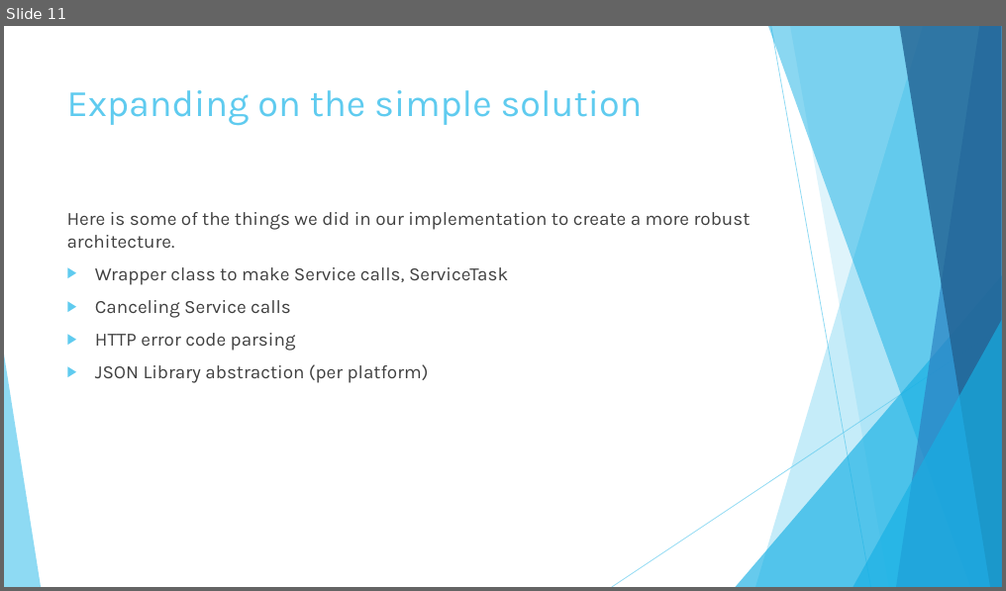
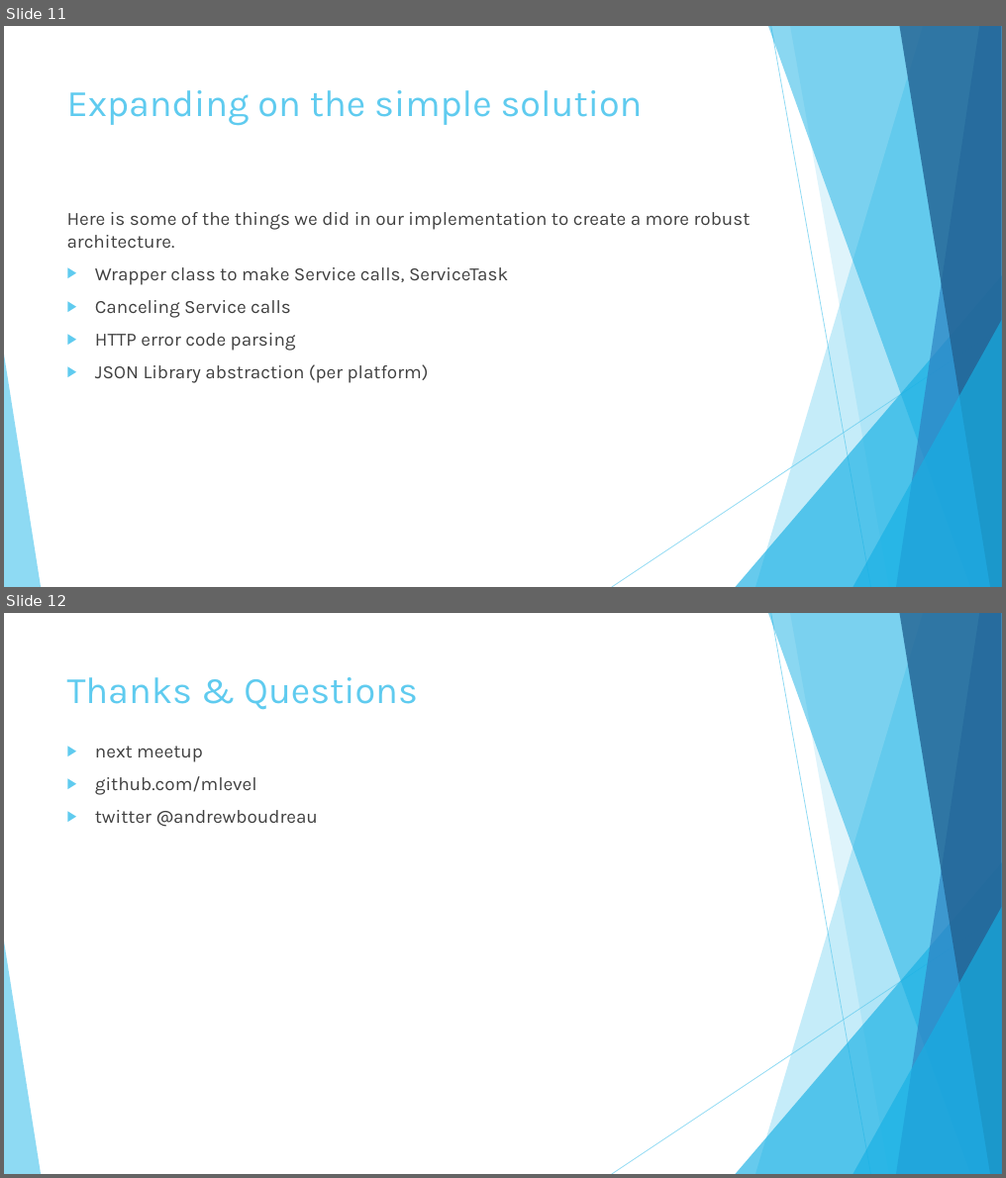
Before and after one commit to andrewboudreau/Leaderboard, a slide deck: Unity 3D and Azure.pptx. Shown one above the other, each under a label of ours: slide 11 before the commit, slides 11 and 12 after it. The pictures are 1006x591 and 1006x1178 pixels, drawn with LibreOffice and Linux fonts; fonts in the diff are those of the drawing. Boxes give left, top, right and bottom in pixels: in the first picture for what was removed or moved away, otherwise in the second. Text is boxed around its words. In the diff, an @@ line names an element or a change of style, - is before the commit and + after.

Commit message:
pptx

```diff
--- a/Unity 3D and Azure.pptx
+++ b/Unity 3D and Azure.pptx
@@ slide 12 added at (4, 613, 1002, 1174), background #FFFFFF; not listed: 10 template elements that a slide beside it also shows @@
@@ title added at (67, 677, 417, 710), 36 pt, text #5FCBEF @@
+Thanks & Questions
@@ text added at (95, 746, 318, 827), 18 pt, text #404040 @@
+▶ next meetup
+▶ github.com/mlevel
+▶ twitter @andrewboudreau
```
Also in this commit, not shown: 1 slide changed.
